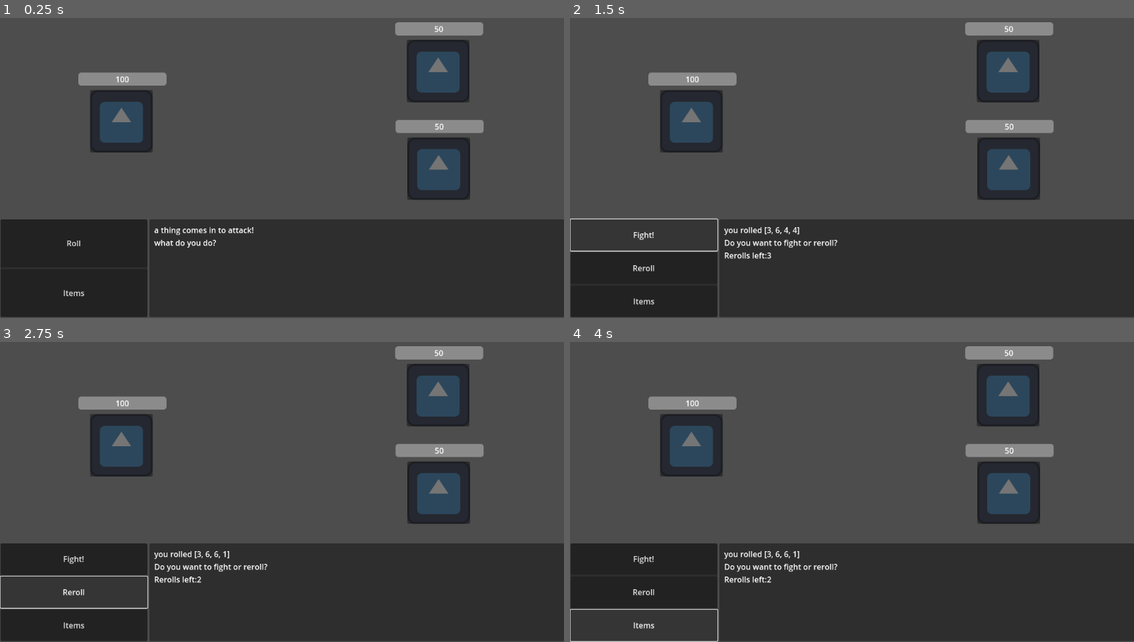
Above: before the commit, frames 1-4 (two rows, left to right).
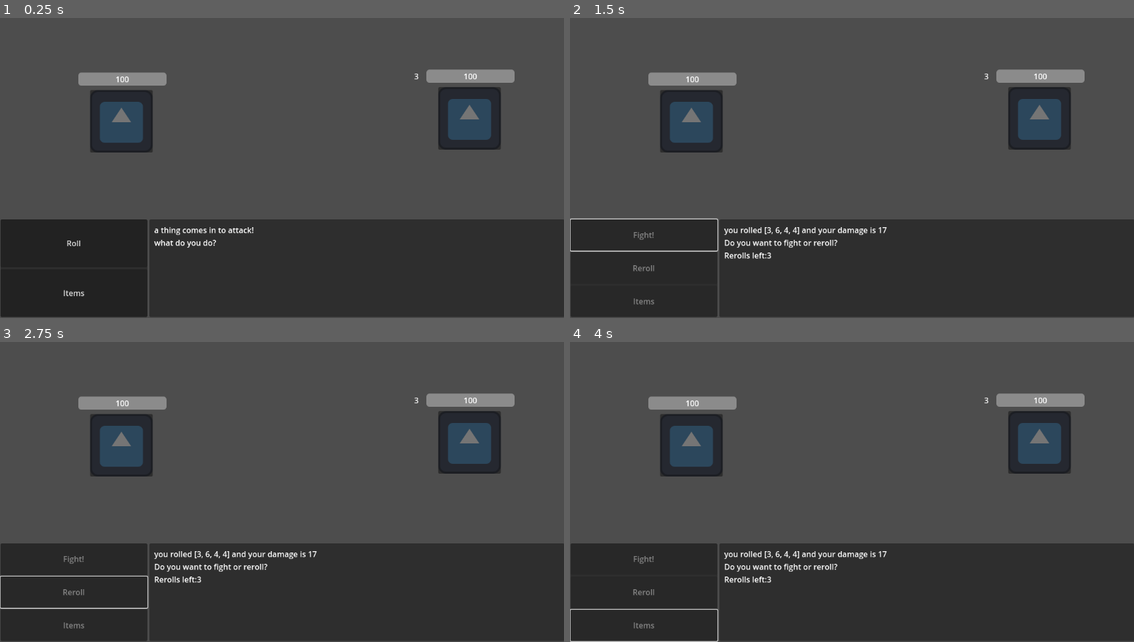
Above: after the commit, the same moments.

Repository: sander-lele/dice-game
Game: Godot game, scene res://scenes/game/battle_test.tscn
Two runs of this game, one before a commit and one after it. Both use one fixed random seed, a clock stepped at 60 frames per second and the inputs below. The project has no main scene, so this scene is started directly. The engine's default icon, where the game draws it, is replaced by a stand-in: a white triangle on a blue panel in a dark square.
Inputs (mouse positions are in pixels of both pictures, inside the frame that each line leads up to):
- Up to frame 1 (0.25 s): no input
- Up to frame 2 (1.5 s): click "Roll" at 0.5 s; click "Fight!" at 1.25 s
- Up to frame 3 (2.75 s): click (73, 591) at 2 s, where only the run before the commit has a clickable "Reroll"
- Up to frame 4 (4 s): click (694, 444) at 2.77 s; click (643, 624) at 3.5 s, where only the run before the commit has a clickable "Items"

The runs differ from the first frame. In frame 1, 7.4% of the frame differs, in the area x 70-92%, y 1-61%; in frame 2, 7.7%; in frame 3, 7.7%, in the area x 11-92%, y 1-96%; in frame 4, 7.7%.

Commit message:
dice game protoype 4
the turn counter is now a thing

Diff:
--- a/dice-game/scenes/character and enemies/character_base.tscn
+++ b/dice-game/scenes/character and enemies/character_base.tscn
@@ -38,4 +38,13 @@
 grow_horizontal = 2
 grow_vertical = 2
 
+[node name="turn_label" type="Label" parent="."]
+offset_left = -128.0
+offset_top = -100.0
+offset_right = -88.0
+offset_bottom = -73.0
+text = "0"
+horizontal_alignment = 1
+vertical_alignment = 1
+
 [connection signal="pressed" from="Button" to="." method="_on_button_pressed"]
--- a/dice-game/scenes/game/battle_test.tscn
+++ b/dice-game/scenes/game/battle_test.tscn
@@ -38,14 +38,10 @@
 offset_bottom = -72.0
 
 [node name="Sprite2D" parent="battle_UI/enemy_batch_0" instance=ExtResource("3_7vcim")]
-position = Vector2(894, 146)
-hp = 50
+position = Vector2(958, 243)
+min_roll = 10
 max_roll = 20
-
-[node name="Sprite2D2" parent="battle_UI/enemy_batch_0" instance=ExtResource("3_7vcim")]
-position = Vector2(895, 346)
-hp = 50
-dice_count = 3
+turn_counter_start = 3
 
 [node name="bottom_UI" type="Control" parent="."]
 custom_minimum_size = Vector2(1152, 190)
--- a/dice-game/scripts/battle.gd
+++ b/dice-game/scripts/battle.gd
@@ -25,8 +25,8 @@
 
 func damage_enemy(enemy):
 	if player_attack == true:
+		player_attack = false
 		enemy.hit(damage)
-		player_attack = false
 		enemy_turn()
 		rerolls = 3
 		reroll_button.disabled = false
@@ -38,9 +38,12 @@
 	for i in enemies.size():
 		#gets the enemies stats, rolls based off the stats and then damages the players based of the roll
 		var stats = enemies[i].get_stats()
-		roll(stats[0],stats[1],stats[2],stats[3])
-		$battle_UI/player.hit(damage)
-
+		if enemies[i].hp >= 0 and enemies[i].turn_counter <= 0:
+			roll(stats[0],stats[1],stats[2],stats[3])
+			enemies[i].attack()
+			$battle_UI/player.hit(damage)
+		enemies[i].tic_turn_counter()
+	enable_all_buttons()
 
 
 
@@ -73,10 +76,22 @@
 	reroll_button.visible = true
 	items_button.visible = true
 
+func disable_all_buttons():
+	roll_button.disabled = true
+	fight_button.disabled = true
+	reroll_button.disabled = true
+	items_button.disabled = true
+
+func enable_all_buttons():
+	roll_button.disabled = false
+	fight_button.disabled = false
+	reroll_button.disabled = false
+	items_button.disabled = false
+
 func _on_roll_pressed() -> void:
 	button_set_reroll()
 	roll(player_stats[0],player_stats[1],player_stats[2],player_stats[3])
-	write_text("you rolled " + str(dice) + "\nDo you want to fight or reroll?\nRerolls left:" + str(rerolls))
+	write_text("you rolled " + str(dice) + " and your damage is " + str(damage) + "\nDo you want to fight or reroll?\nRerolls left:" + str(rerolls))
 
 
 func _on_reroll_pressed() -> void:
@@ -84,7 +99,8 @@
 	if rerolls <= 0:
 		reroll_button.disabled = true
 	roll(player_stats[0],player_stats[1],player_stats[2],player_stats[3])
-	write_text("you rolled " + str(dice) + "\nDo you want to fight or reroll?\nRerolls left:" + str(rerolls))
+	write_text("you rolled " + str(dice) + " and your damage is " + str(damage) + "\nDo you want to fight or reroll?\nRerolls left:" + str(rerolls))
 
 func _on_fight_pressed() -> void:
+	disable_all_buttons()
 	player_attack = true
--- a/dice-game/scripts/character_base.gd
+++ b/dice-game/scripts/character_base.gd
@@ -7,14 +7,33 @@
 @export var max_roll: int = 6
 @export var dice_count: int = 1
 @export var multiplier: int = 1
+@export var turn_counter_start: int = 0
+var turn_counter = 0
 
 func _ready() -> void:
+	if turn_counter_start > 0:
+		turn_counter = turn_counter_start
+		$turn_label.visible = true
+		$turn_label.text = str(turn_counter)
+	else:
+		$turn_label.visible = false
 	$ProgressBar.max_value = hp
 	$ProgressBar.value = hp
 	$ProgressBar/Label.text = str(hp)
 
 func get_stats():
 	return [min_roll,max_roll,dice_count,multiplier]
+
+func attack():
+	pass
+	#could be used later for animating
+
+func tic_turn_counter():
+	if turn_counter <= 0:
+		turn_counter = turn_counter_start
+	else:
+		turn_counter -= 1
+	$turn_label.text = str(turn_counter)
 
 func hit(damage):
 	hp -= damage
